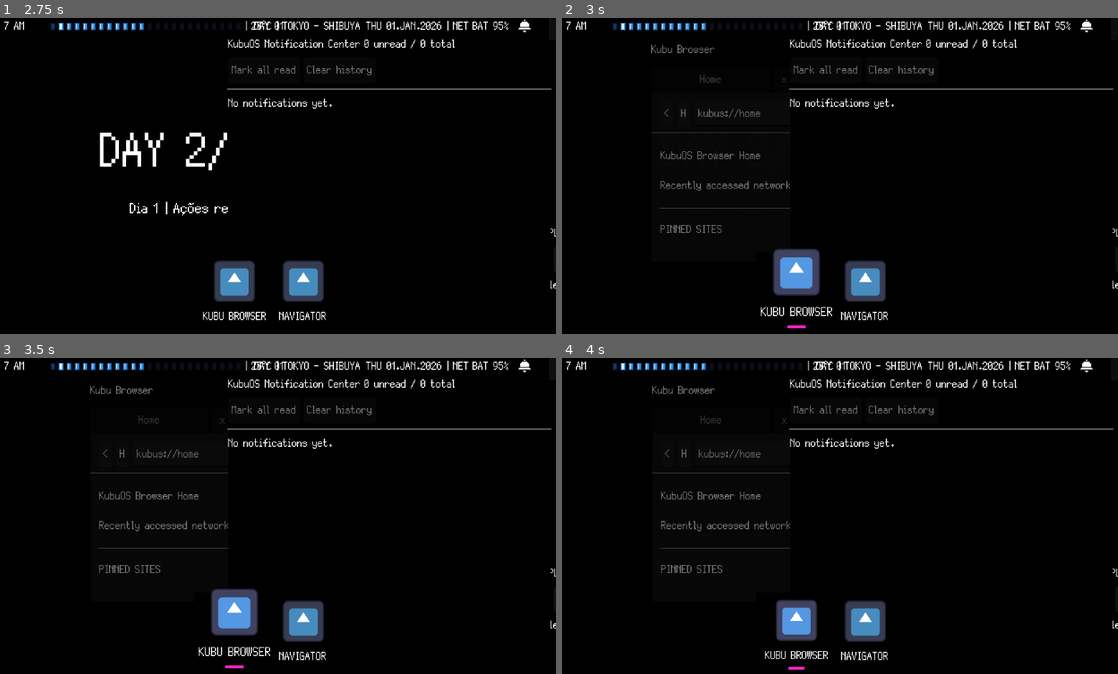
Above: before the commit, frames 1-4 (two rows, left to right).
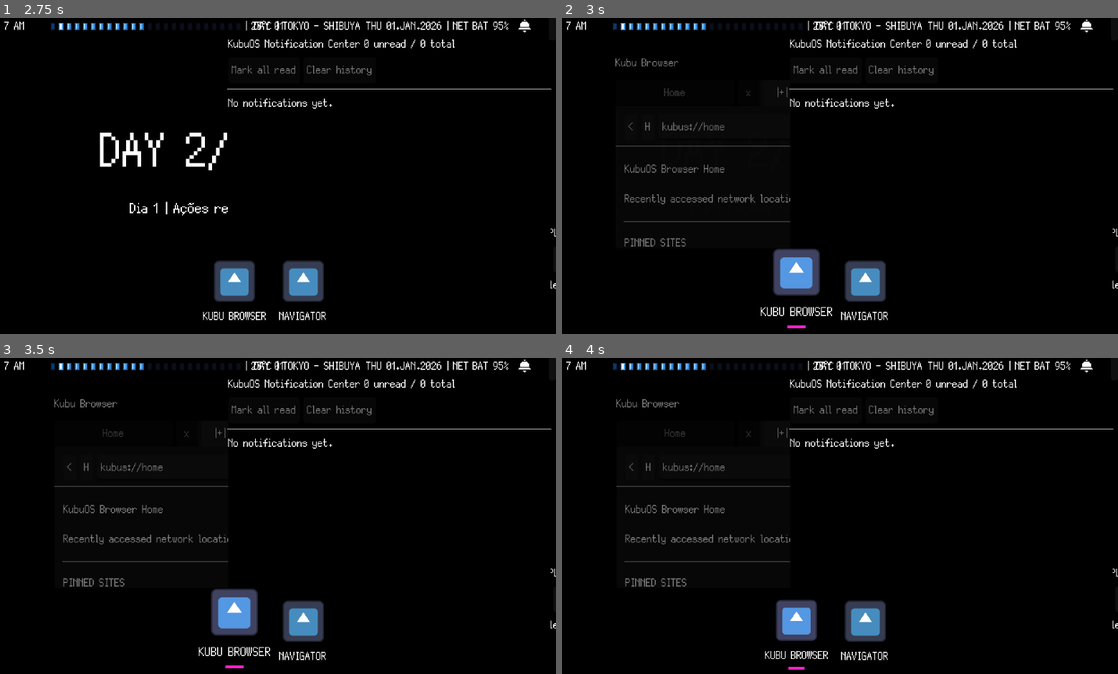
Above: after the commit, the same moments.

Repository: GYU-GAZE/NULL-NETWORK
Game: Godot game, scene res://core/main.tscn
The game is run twice, just before and just after one commit, with the same random seed, the same clock (stepped at 60 frames per second) and the same inputs. The engine's default icon, where the game draws it, is replaced by a stand-in: a white triangle on a blue panel in a dark square.
Inputs (mouse positions are in pixels of both pictures, inside the frame that each line leads up to):
- Up to frame 1 (2.75 s): click "Debug: Passar tempo" at 0.5 s; click "1x" at 1.25 s; click (522, 24) at 2 s
- Up to frame 2 (3 s): click (795, 280) at 2.77 s
- Up to frame 3 (3.5 s): no input
- Up to frame 4 (4 s): click "□" at 3.5 s

Frame 1 is identical in both runs. In frame 2, 2.1% of the frame differs, in the area x 9-42%, y 8-73%; in frame 3, 2.2%; in frame 4, 2.2%.

Commit message:
feat(browser): use adaptive browser window profile

Diff:
--- a/data/content/apps/app_browser.tres
+++ b/data/content/apps/app_browser.tres
@@ -3,6 +3,7 @@
 [ext_resource type="Script" uid="uid://b2kr16bkp27ck" path="res://data/templates/app_resource.gd" id="1_app"]
 [ext_resource type="Texture2D" uid="uid://c30ys4pi4314n" path="res://icon.svg" id="2_icon"]
 [ext_resource type="PackedScene" uid="uid://dcoqma7h6c75u" path="res://apps/browser/app_browser.tscn" id="3_scene"]
+[ext_resource type="Resource" path="res://data/content/window_profiles/browser_window_profile.tres" id="4_profile"]
 
 [resource]
 script = ExtResource("1_app")
@@ -10,6 +11,7 @@
 app_name = "Kubu Browser"
 app_icon = ExtResource("2_icon")
 app_scene = ExtResource("3_scene")
-default_window_size = Vector2(600, 400)
-min_window_size = Vector2(400, 250)
+window_profile = ExtResource("4_profile")
+default_window_size = Vector2(720, 330)
+min_window_size = Vector2(320, 220)
 can_resize = true
